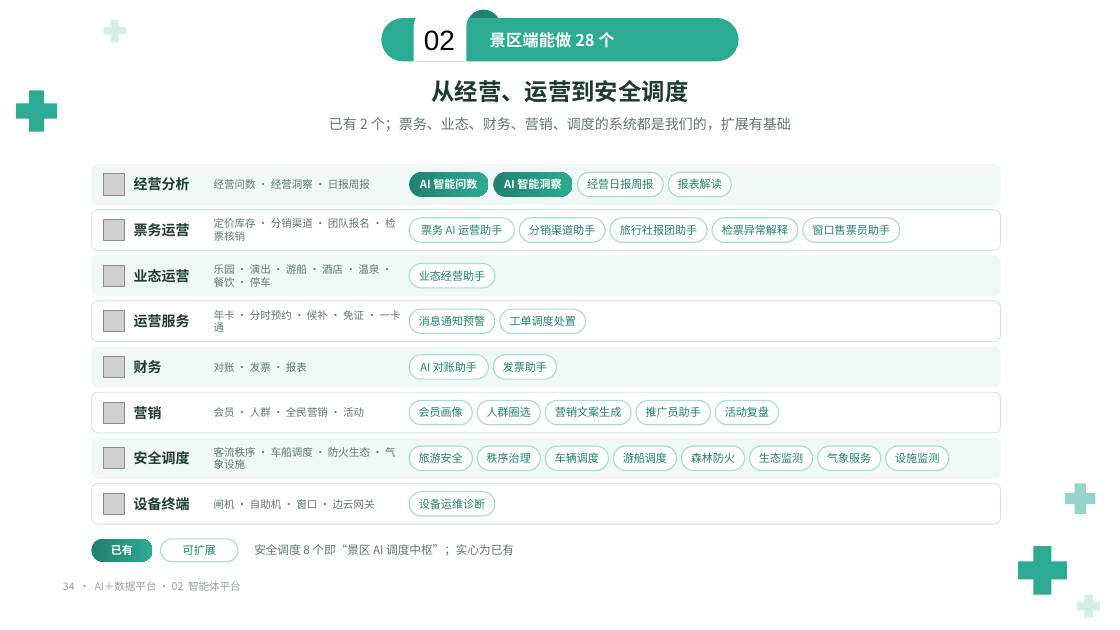
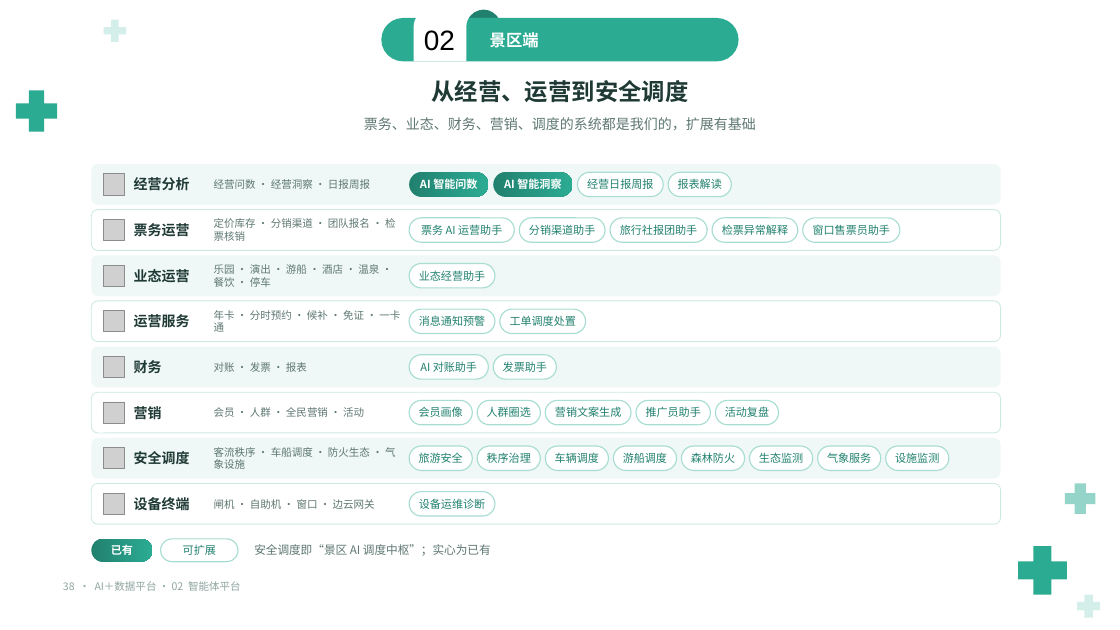
Before and after one commit to keanying/relevance, a slide deck: slide 38 of AI＋数据平台_老板汇报_青绿模板.pptx (slide 34 before the commit). Drawn at 1120x630 pixels with LibreOffice and Linux fonts; fonts in the diff are those of the drawing; grey boxes stand for pictures; background and template pictures are left out. Boxes give left, top, right and bottom in pixels: in the first picture for what was removed or moved away, otherwise in the second. Text is boxed around its words. In the diff, an @@ line names an element or a change of style, - is before the commit and + after.

```diff
--- a/AI＋数据平台_老板汇报_青绿模板.pptx
+++ b/AI＋数据平台_老板汇报_青绿模板.pptx
@@ text at (490, 32, 539, 48): text changed @@
-景区端能做 28 个
+景区端
@@ text at (364, 117, 756, 130): text changed @@
-已有 2 个；票务、业态、财务、营销、调度的系统都是我们的，扩展有基础
+票务、业态、财务、营销、调度的系统都是我们的，扩展有基础
@@ text at (254, 544, 491, 556): text changed @@
-安全调度 8 个即“景区 AI 调度中枢”；实心为已有
+安全调度即“景区 AI 调度中枢”；实心为已有
@@ text at (63, 581, 241, 591): text changed @@
-34 · AI＋数据平台 · 02 智能体平台
+38 · AI＋数据平台 · 02 智能体平台
```
Also in this commit, not shown: 42 other slides changed, 8 slides added, 4 slides removed.
